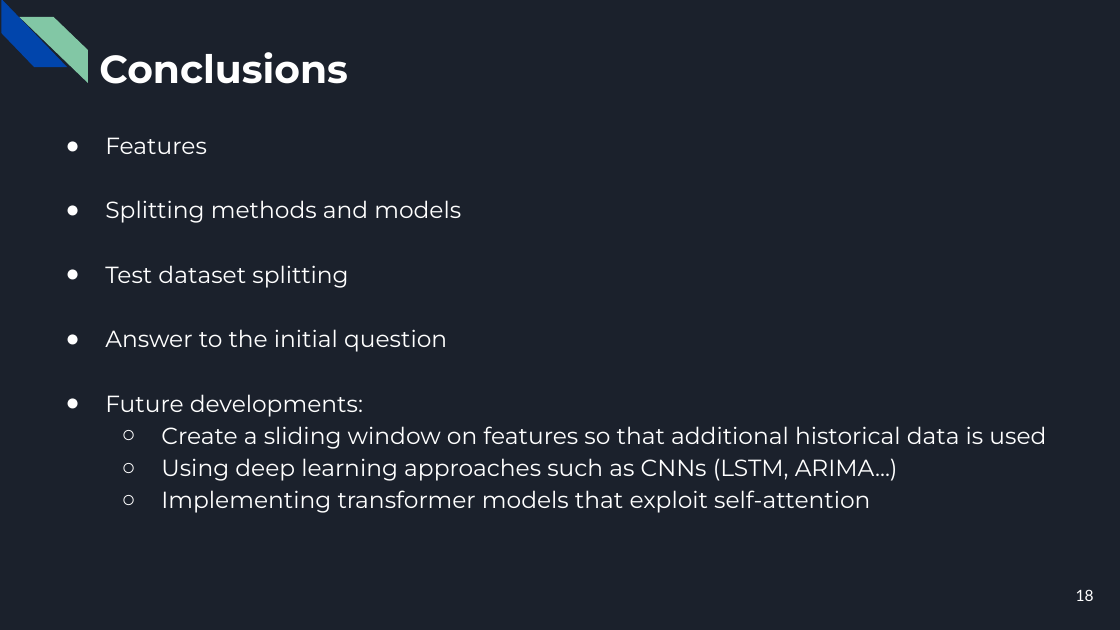
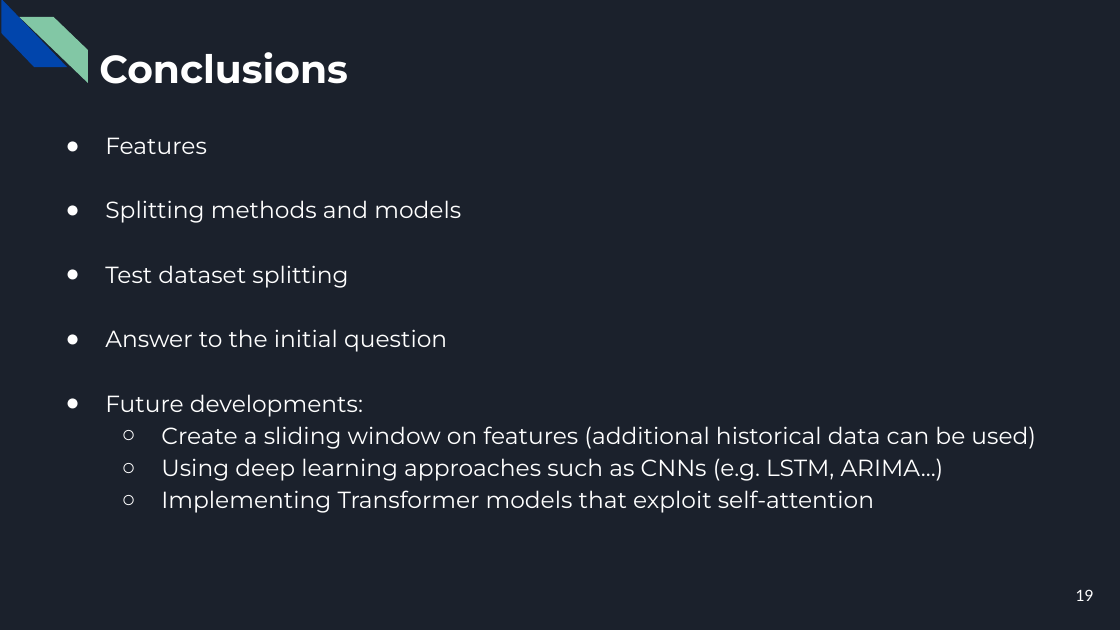
Before and after one commit to CorsiDanilo/bitcoin-price-prediction-with-pyspark, a slide deck: slide 19 of presentation/presentation.pptx (slide 18 before the commit). Drawn at 1120x630 pixels with LibreOffice and Linux fonts; fonts in the diff are those of the drawing. Boxes give left, top, right and bottom in pixels: in the first picture for what was removed or moved away, otherwise in the second. Text is boxed around its words. In the diff, an @@ line names an element or a change of style, - is before the commit and + after.

```diff
--- a/presentation/presentation.pptx
+++ b/presentation/presentation.pptx
@@ text at <box>161,426,1036,513</box>: text changed @@
-  ○ Create a sliding window on features so that additional historical data is used
-  ○ Using deep learning approaches such as CNNs (LSTM, ARIMA...)
-  ○ Implementing transformer models that exploit self-attention
+  ○ Create a sliding window on features (additional historical data can be used)
+  ○ Using deep learning approaches such as CNNs (e.g. LSTM, ARIMA...)
+  ○ Implementing Transformer models that exploit self-attention
@@ page number at <box>1076,589,1094,601</box>: text changed @@
-18
+19
```
Also in this commit, not shown: 15 other slides changed, 1 slide added, 1 other file.
